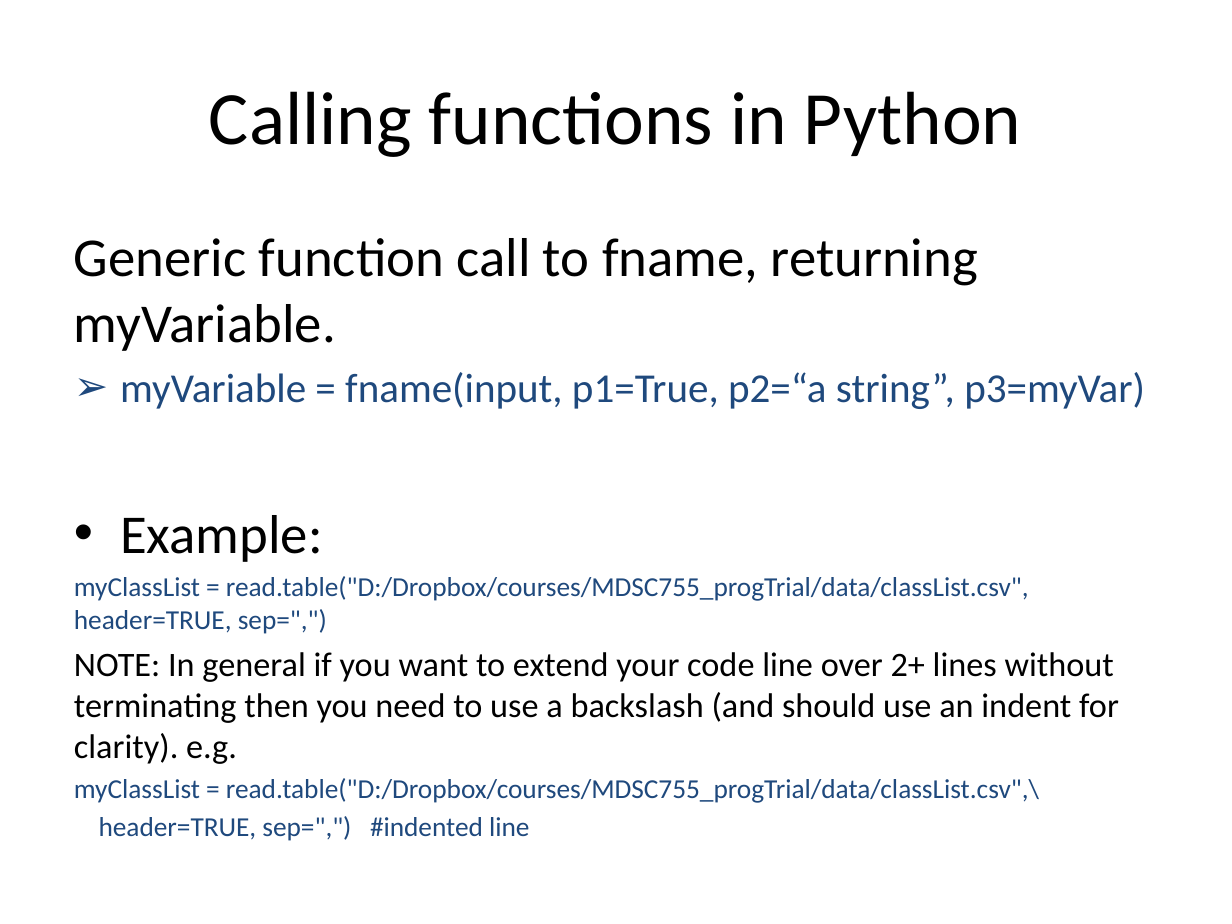
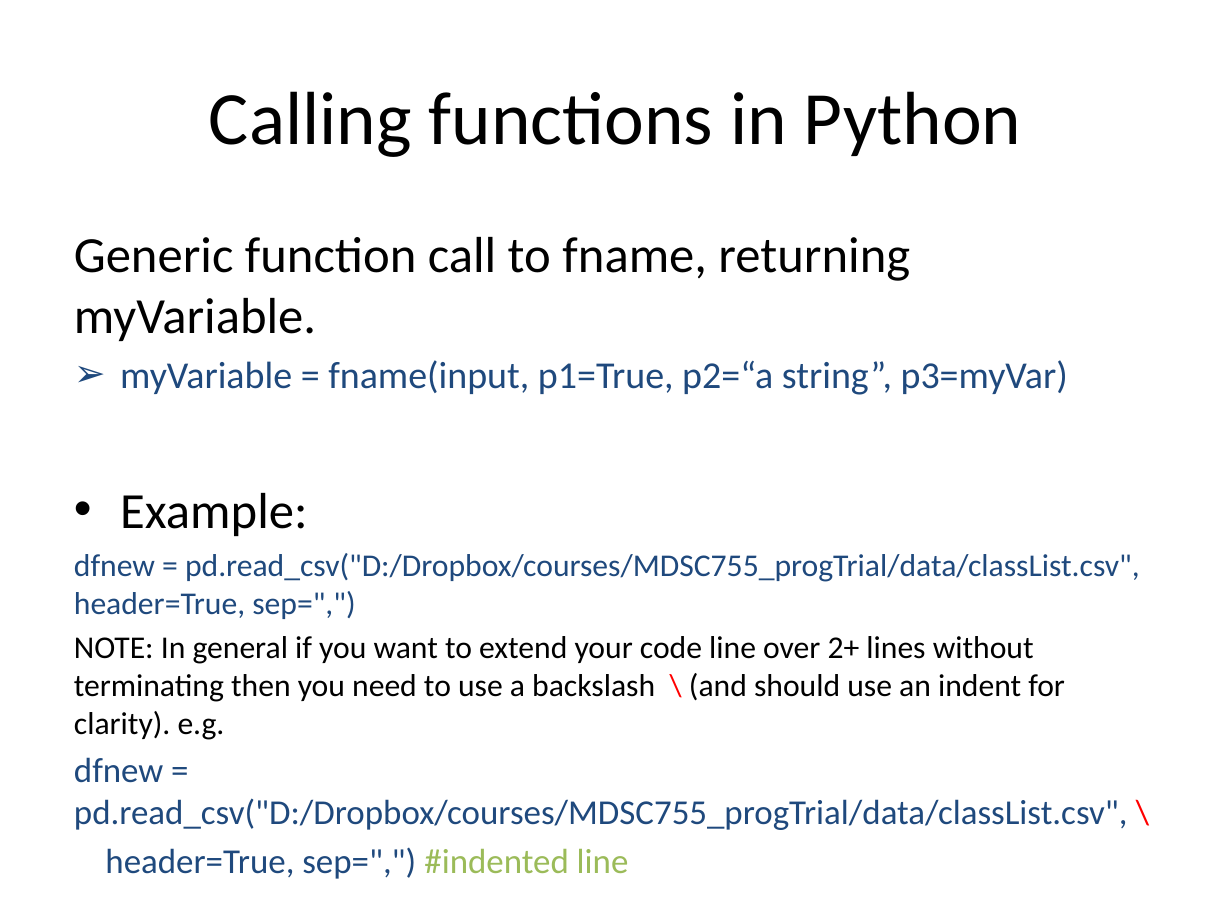
Before and after one commit to pradau/python_for_psychologists, a slide deck: slide 15 of Python_intro_lecture.pptx. Drawn at 1232x924 pixels with LibreOffice and Linux fonts; fonts in the diff are those of the drawing. Boxes give left, top, right and bottom in pixels: in the first picture for what was removed or moved away, otherwise in the second. Text is boxed around its words. In the diff, an @@ line names an element or a change of style, - is before the commit and + after.

Commit message:
python intro

```diff
--- a/Python_intro_lecture.pptx
+++ b/Python_intro_lecture.pptx
@@ text at (74, 237, 1068, 536): size 32 to 29.6 pt in "Generic function call to fname, returning myVariable.", "Example:"; size 24 to 22.2 pt in "myVariable = fname(input, p1=True, p2=“a string”, p3=myVar)" @@
@@ text at (74, 553, 1140, 879): text changed; size 16 to 18.5 pt @@
-myClassList = read.table("D:/Dropbox/courses/MDSC755_progTrial/data/classList.csv", header=TRUE, sep=",")
-NOTE: In general if you want to extend your code line over 2+ lines without terminating then you need to use a backslash (and should use an indent for clarity). e.g.
-myClassList = read.table("D:/Dropbox/courses/MDSC755_progTrial/data/classList.csv",\
-header=TRUE, sep=",") #indented line
+dfnew = pd.read_csv("D:/Dropbox/courses/MDSC755_progTrial/data/classList.csv", header=True, sep=",")
+NOTE: In general if you want to extend your code line over 2+ lines without terminating then you need to use a backslash \ (and should use an indent for clarity). e.g.
+dfnew = pd.read_csv("D:/Dropbox/courses/MDSC755_progTrial/data/classList.csv", \
+header=True, sep=",") #indented line
```
Also in this commit, not shown: 15 other slides changed, 1 slide removed.
